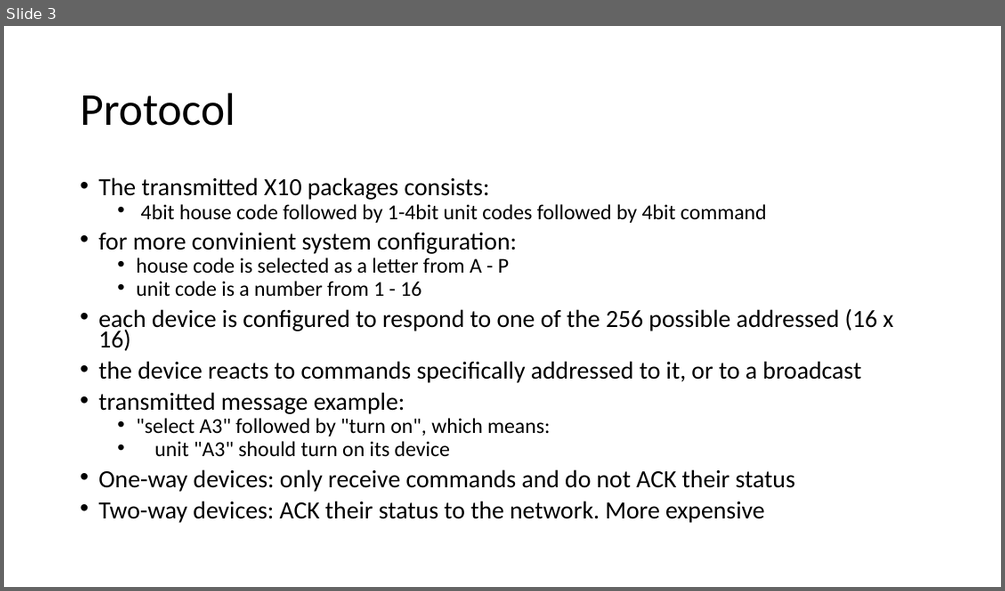
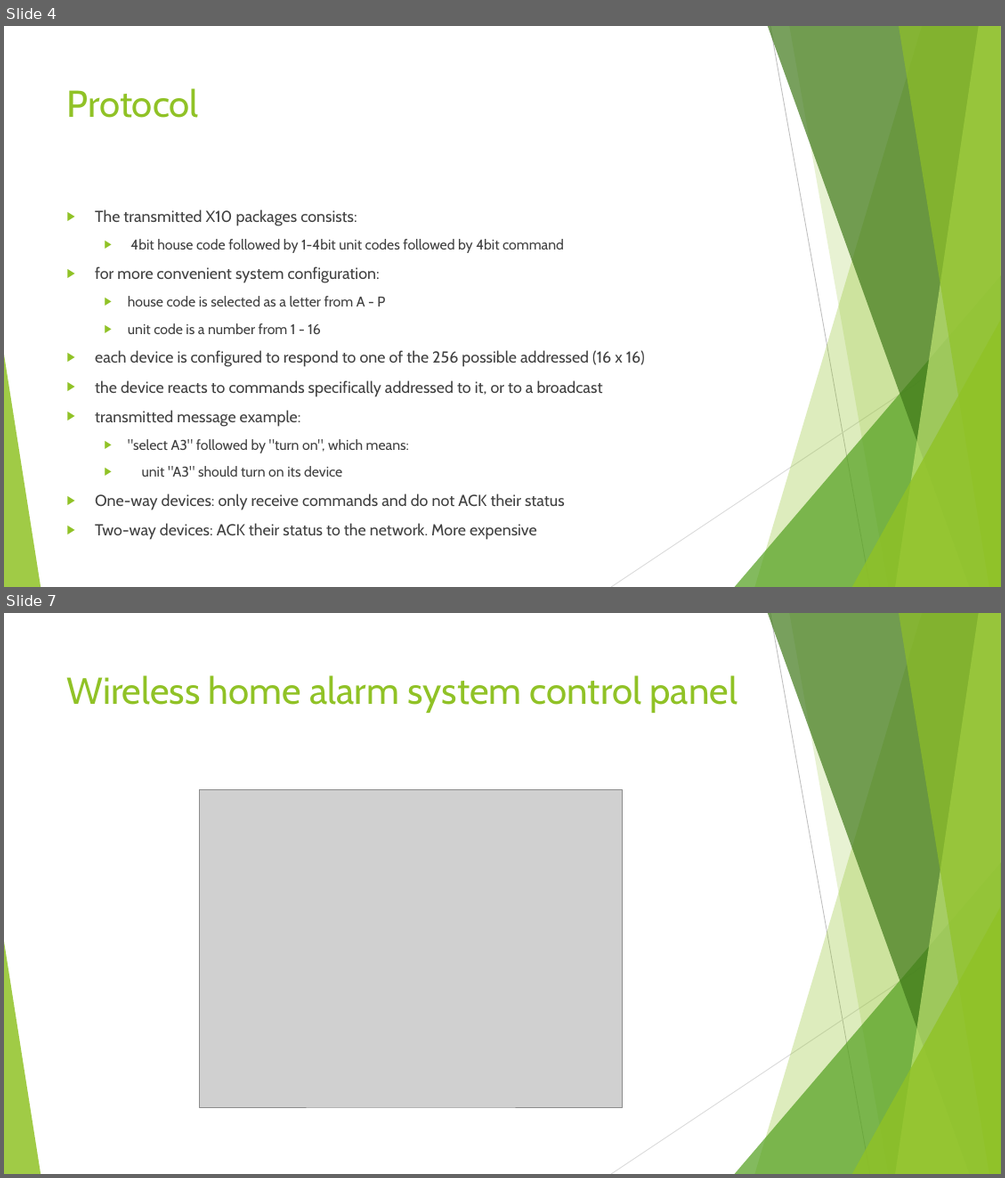
Before and after one commit to alghammariosmah/ulnoiot, a slide deck: teams/aast/altenhofer/2017_06_14/research_x10.pptx. Shown one above the other, each under a label of ours: slide 3 before the commit, slides 4 and 7 after it; the slides between them are not shown. The pictures are 1005x591 and 1005x1178 pixels, drawn with LibreOffice and Linux fonts; fonts in the diff are those of the drawing; grey boxes stand for pictures. Boxes give left, top, right and bottom in pixels: in the first picture for what was removed or moved away, otherwise in the second. Text is boxed around its words. In the diff, an @@ line names an element or a change of style, - is before the commit and + after.

```diff
--- a/teams/aast/altenhofer/2017_06_14/research_x10.pptx
+++ b/teams/aast/altenhofer/2017_06_14/research_x10.pptx
@@ slide 7 added at box(4, 613, 1001, 1174), background #FFFFFF; not listed: 10 template elements that a slide beside it also shows @@
@@ title added at box(67, 675, 737, 713), 36 pt, text #90C226 @@
+Wireless home alarm system control panel
@@ picture added at box(199, 789, 623, 1107) @@
@@ what was slide 3 is now slide 4 @@
@@ slide 4 changed as well @@
@@ title "Protocol": place and size @@
-title "Protocol" at box(80, 93, 235, 126)
+title "Protocol" at box(67, 88, 199, 118)
@@ title "Protocol" at box(67, 88, 199, 118): size 44 to 36 pt, font Calibri to Cabin, text colour #000000 to #90C226; line spacing 0.9 to 1; vertical alignment middle to top @@
@@ text "The transmitted X10 packages consists:": place and size @@
-text "The transmitted X10 packages consists:" at box(98, 177, 893, 523)
+text "The transmitted X10 packages consists:" at box(95, 209, 645, 510)
@@ text at box(95, 209, 645, 510): size 23.8 to 15.3 pt in "The transmitted X10 packages consists:", "each device is configured to respond to ...", "the device reacts to commands specifically addressed ...", "transmitted message example:" and 2 more places; font Calibri to Cabin, text colour #000000 to #404040; size 20.4 to 13.6 pt in "4bit house code followed by 1-4bit unit ...", "house code is selected as a letter ...", "unit code is a number from 1 ...", ""select A3" followed by "turn on", which ..." and 1 more places; bullet • to ▶; line spacing 0.7 to 1; more space between paragraphs @@
@@ text at box(95, 266, 380, 283): text changed; size 23.8 to 15.3 pt; font Calibri to Cabin; text colour #000000 to #404040 @@
-• for more convinient system configuration:
+▶ for more convenient system configuration:
@@ group added at box(4, 26, 1001, 587): 5 freeform shapes, 3 triangles, 2 lines @@
```
Also in this commit, not shown: 2 other slides changed, 4 other slides added, 14 other files.
